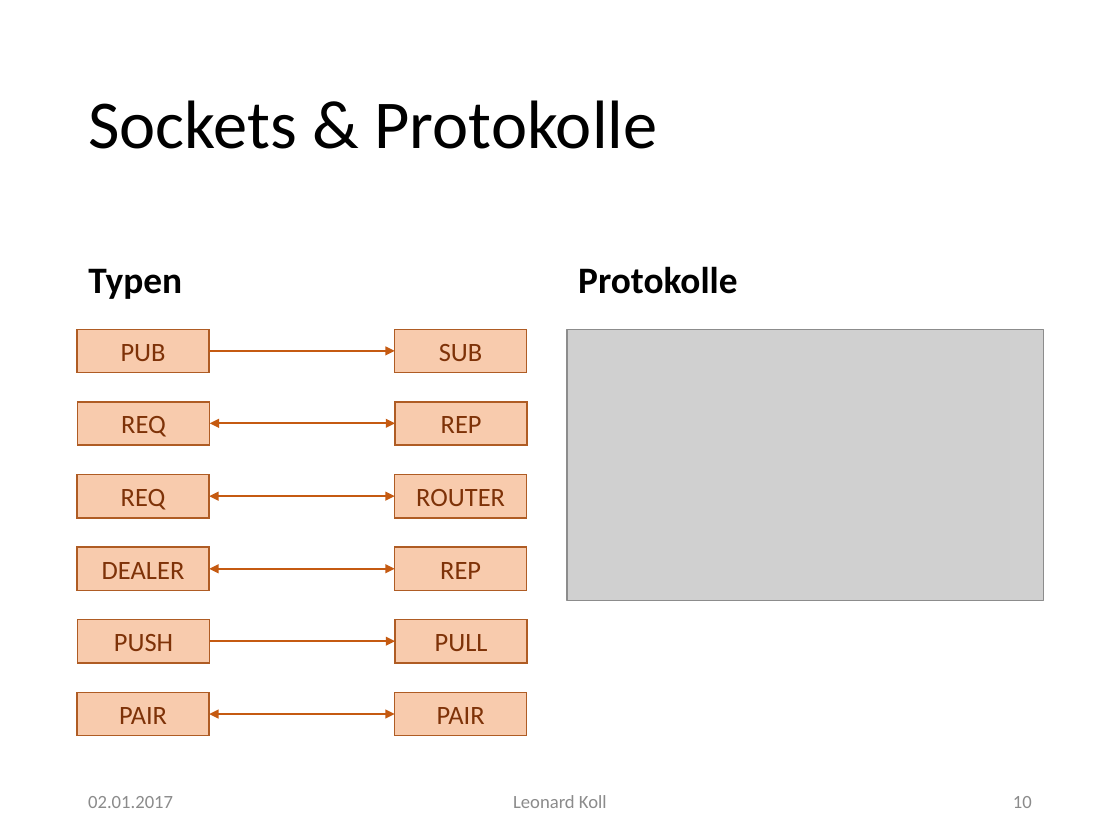
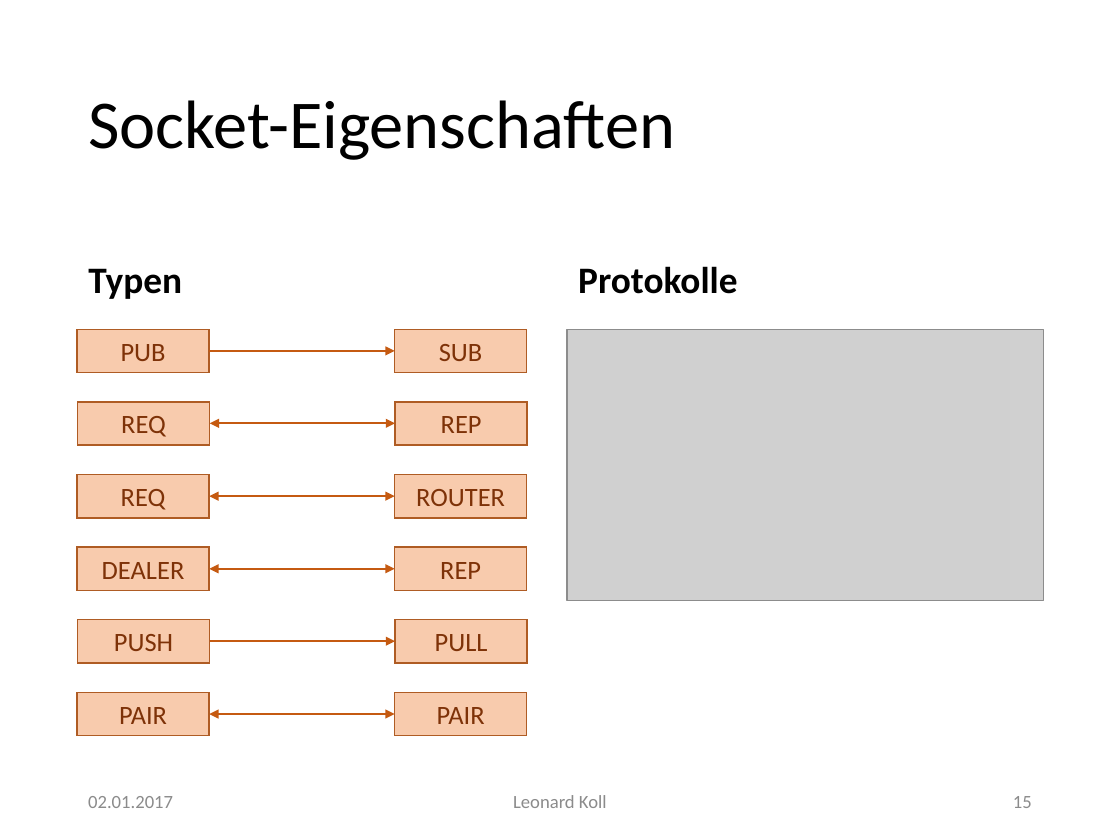
Before and after one commit to LeonardKoll/santaclaus, a slide deck: slide 15 of zeroMQ.pptx (slide 10 before the commit). Drawn at 1120x840 pixels with LibreOffice and Linux fonts; fonts in the diff are those of the drawing; grey boxes stand for pictures; background and template pictures are left out. Boxes give left, top, right and bottom in pixels: in the first picture for what was removed or moved away, otherwise in the second. Text is boxed around its words. In the diff, an @@ line names an element or a change of style, - is before the commit and + after.

```diff
--- a/zeroMQ.pptx
+++ b/zeroMQ.pptx
@@ title at box(88, 100, 675, 160): text changed @@
-Sockets & Protokolle
+Socket-Eigenschaften
@@ page number at box(1013, 796, 1032, 808): text changed @@
-10
+15
```
Also in this commit, not shown: 8 other slides changed, 7 other files.
